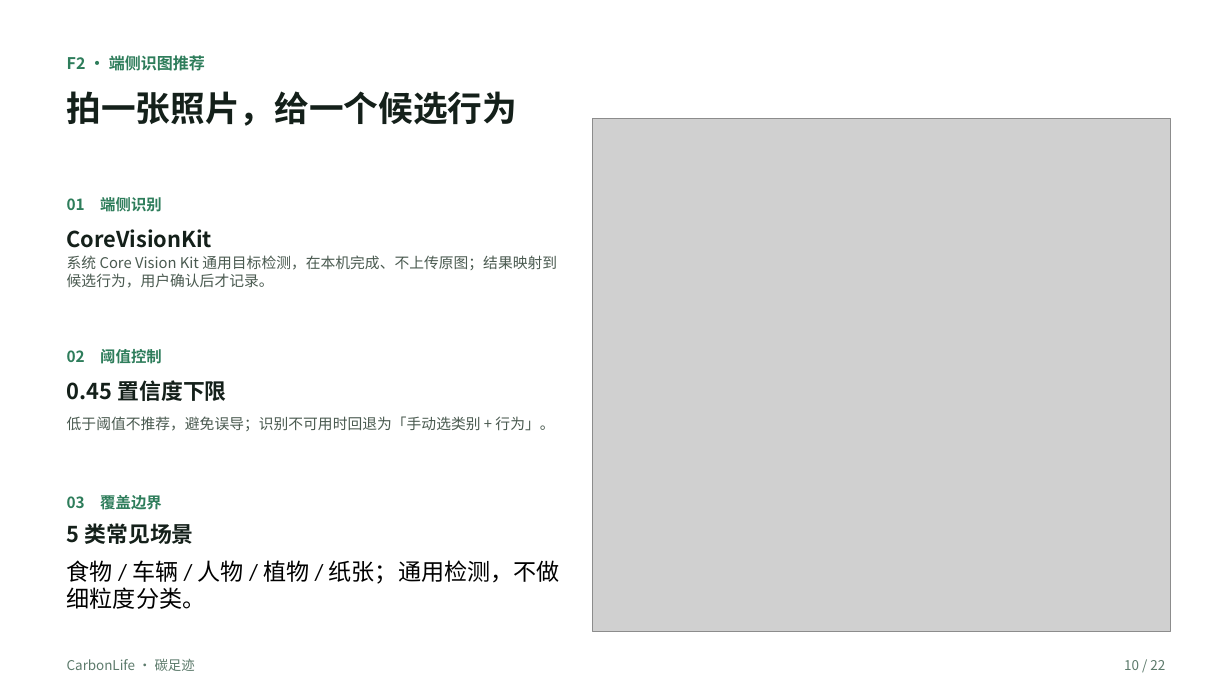
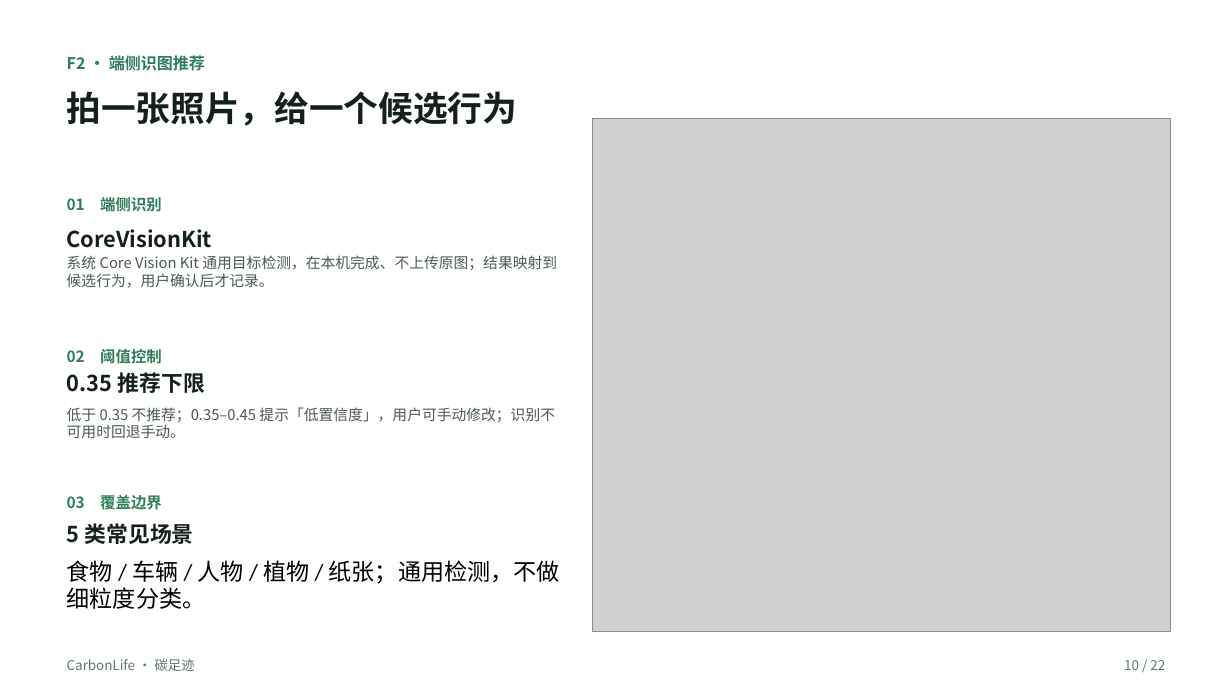
Before and after one commit to zyx-dc/CarbonLife, a slide deck: slide 10 of docs/tasks/ppt/CarbonLife-答辩PPT.pptx. Drawn at 1232x693 pixels with LibreOffice and Linux fonts; fonts in the diff are those of the drawing; grey boxes stand for pictures; background and template pictures are left out. Boxes give left, top, right and bottom in pixels: in the first picture for what was removed or moved away, otherwise in the second. Text is boxed around its words. In the diff, an @@ line names an element or a change of style, - is before the commit and + after.

```diff
--- a/docs/tasks/ppt/CarbonLife-答辩PPT.pptx
+++ b/docs/tasks/ppt/CarbonLife-答辩PPT.pptx
@@ text at (x1=67, y1=372, x2=204, y2=393): text changed @@
-0.45 置信度下限
+0.35 推荐下限
@@ text at (x1=67, y1=407, x2=555, y2=438): text changed @@
-低于阈值不推荐，避免误导；识别不可用时回退为「手动选类别 + 行为」。
+低于 0.35 不推荐；0.35–0.45 提示「低置信度」，用户可手动修改；识别不可用时回退手动。
```
Also in this commit, not shown: 7 other files.
